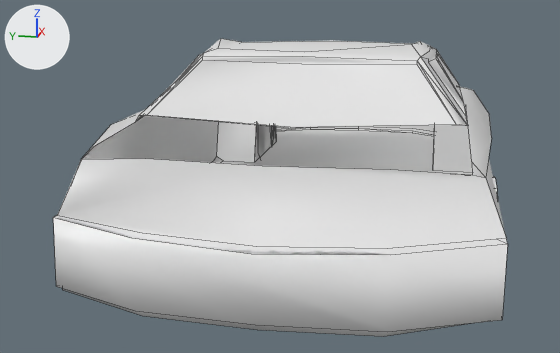
Renders of the OBJ model frontend/public/_3D/car/car.obj from each side of a commit.
Before and after are seen from a camera (50 mm lens) standing at (-3.28, -0.46, 1.01) and looking at (0.0, 0.19, 0.19). The axes (+X, +Y, +Z) are drawn at upper left. The lights are the same throughout. Mesh edges are drawn as thin lines. Where no turn or scale is listed for an object, it has been applied to the vertices. Vertices at the same position are counted once.

Script lines for the objects in view, before the commit:
```python
me_car = bpy.data.meshes.new('car')
me_car.from_pydata(...)  # 389 vertices, 268 faces; spans x -1.47..1.66, y -0.67..0.66, z 0.01..0.8
me_car.materials.append(mat_material_001)  # white #e7e7e7
ob_car = bpy.data.objects.new('car', me_car)
ob_car.location = (0.0, 0.0, 0.0)
```
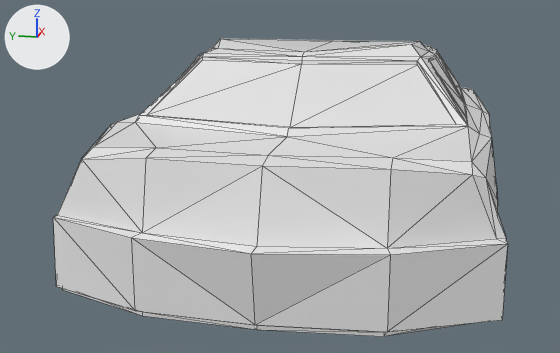
The newer file is also turned or shifted as a whole; pictures and numbers use the older file's frame.

What differs and where, as boxes [x1, y1, x2, y2] in the pictures (560 x 353 px; the box of a moved part takes in the faces that stretch with it):
'car', reshaped: before [53, 39, 508, 337]; after [53, 38, 508, 337]
part 1 of me_car, moved or reshaped: before [82, 83, 492, 178]; after [82, 56, 492, 337]

What the commit changed:
Material 'None' (mat_none) is new.
Its base color is (0.8, 0.8, 0.8) (white #e7e7e7).
Its roughness is 0.293.
me_car is used by ob_car; location (0.0, 0.0, 0.0).
me_car had 389 vertices, 268 faces and spanned x -1.47..1.66, y -0.67..0.66, z 0.01..0.8.
me_car no longer uses material mat_material_001 (white #e7e7e7).
me_car now has 392 vertices, 764 faces and spans x -1.47..1.66, y -0.67..0.66, z 0.01..0.8.
me_car part 1: 16 vertices removed from x -0.59..1.42, y -0.58..0.66, z 0.24..0.54; 19 vertices added at x -1.41..0.57, y -0.67..0.66, z 0.12..0.75.
me_car part 2: the surface is now shaded flat.
me_car now uses material mat_none (white #e7e7e7).
